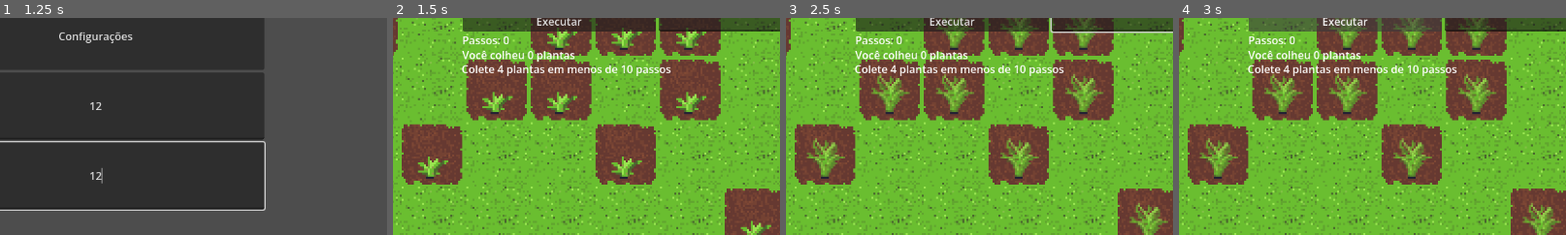
Above: before the commit, frames 1-4 (left to right).
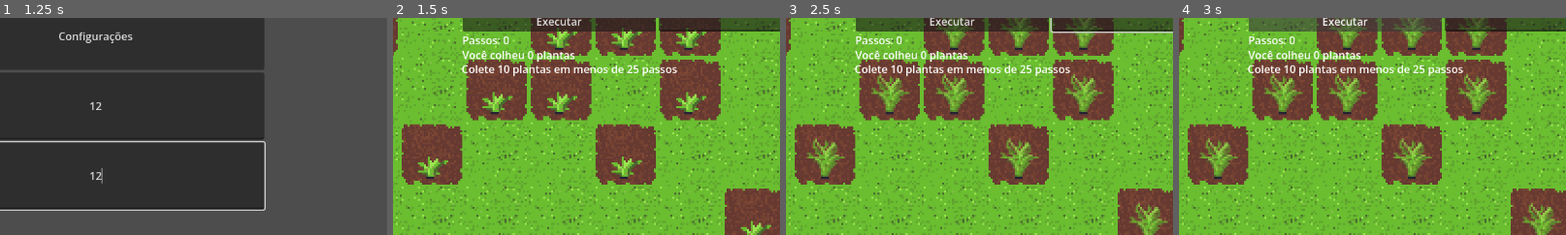
Above: after the commit, the same moments.

Repository: GameLab-UERJ/Monitoria-Estruturas-Algoritmos
Game: Godot game, scene res://scenes/control.tscn
Two runs of this game, one before a commit and one after it. Both use one fixed random seed, a clock stepped at 60 frames per second and the inputs below.
Inputs (mouse positions are % of the whole screen's width and height, from its top left):
- Up to frame 1 (1.25 s): click (53, 70) at 0.52 s; type "12" at 0.6 s; click (53, 86) at 0.75 s; type "12" at 0.83 s
- Up to frame 2 (1.5 s): click "Iniciar jogo" at 1.25 s
- Up to frame 3 (2.5 s): click (62, 24) at 2.02 s; type "12" at 2.1 s; click (88, 27) at 2.25 s; type "Alex" at 2.33 s
- Up to frame 4 (3 s): click "Executar" at 2.75 s
The pictures show only the part of the screen within x 41-91%, y 50-100%; the shares and areas given below are measured in that part.

Frame 1 is identical in both runs. In frame 2, 1.0% of the frame differs, in the area x 26-74%, y 21-27%; in frame 3, 1.0%; in frame 4, 1.0%.

Commit message:
Sprint 7.3: Consertando bug de coleta e animação, aplicando rng no Objetivo do jogo

Diff:
--- a/scripts/game_manager.gd
+++ b/scripts/game_manager.gd
@@ -1,14 +1,16 @@
 extends Node
 var fruit = 0
 var passos = 0
-var obj_fruta = 4
-var obj_passos = 10
+var obj_fruta = 0
+var obj_passos = 0
 var obj_sim = false
 @onready var fruit_label = $FruitLabel
 @onready var passos_label = $PassosLabel
 @onready var objetivo_label = $ObjetivoLabel
 
 func _ready():
+	obj_fruta = randi_range(4, 10)
+	obj_passos = int(obj_fruta * 2.5)
 	objetivo_label.text = "Colete " + str(obj_fruta) + " plantas em menos de " + str(obj_passos) + " passos"
 
 func add_fruit():
@@ -19,12 +21,18 @@
 func add_passo():
 	passos += 1
 	passos_label.text = "Passos: " + str(passos)
+	if obj_sim:
+		return
 	if passos >= obj_passos and fruit <= obj_fruta:
 		objetivo_label.text = "Objetivo falhado"
+		obj_sim = true
 
 func verificar_obj():
+	if obj_sim:
+		return
 	if fruit >= obj_fruta:
 		if passos <= obj_passos:
 			objetivo_label.text = "Objetivo concluído"
 		else:
 			objetivo_label.text = "Objetivo falhado"
+		obj_sim = true
--- a/scripts/prompt_de_comando.gd
+++ b/scripts/prompt_de_comando.gd
@@ -8,9 +8,7 @@
 var actions = []
 
 func _ready():
-
 	editor.grab_focus()
-
 
 func _on_button_pressed() -> void:
 	var texto_completo = editor.text
@@ -25,11 +23,7 @@
 				historico.text += "> Adicionado: " + comando + "\n"
 			else:
 				historico.text += "ERRO: Comando '" + comando + "' inválido!\n"
-
-
 	editor.clear()
-
-
 	executar_acoes()
 
 func executar_acoes():
@@ -45,14 +39,8 @@
 			"move_left", "move_right", "move_up", "move_down":
 				# 1. Pega a posição exata de agora
 				var pos_antes = player.position
-
-
 				player.mover_por_comando(acao)
-
-
 				await get_tree().create_timer(0.2).timeout
-
-
 				if player.position.distance_to(pos_antes) > 1.0:
 					sucesso = true
 				else:
@@ -60,15 +48,20 @@
 					erro_msg = "Movimento bloqueado!"
 
 			"plant":
+				player.mover_por_comando("plant")
+				await player.movement_finished
 				sucesso = mapa.tentar_plantar(player.position)
-				if not sucesso: erro_msg = "Solo inválido!"
-				await get_tree().create_timer(0.2).timeout
+				if not sucesso:
+					erro_msg = "Solo inválido!"
 
 			"collect":
+				player.mover_por_comando("collect")
+				await player.movement_finished
 				sucesso = mapa.tentar_colher(player.position)
-				if not sucesso: erro_msg = "Nada para colher!"
-				await get_tree().create_timer(0.2).timeout
-
+				if sucesso:
+					game_manager.add_fruit()
+				else:
+					erro_msg = "Nada para colher!"
 
 		if sucesso:
 			historico.text += "> " + acao + " realizado.\n"
Not shown: 1 places in scenes/cena_inicial_do_jogo.tscn that only renumber resources
